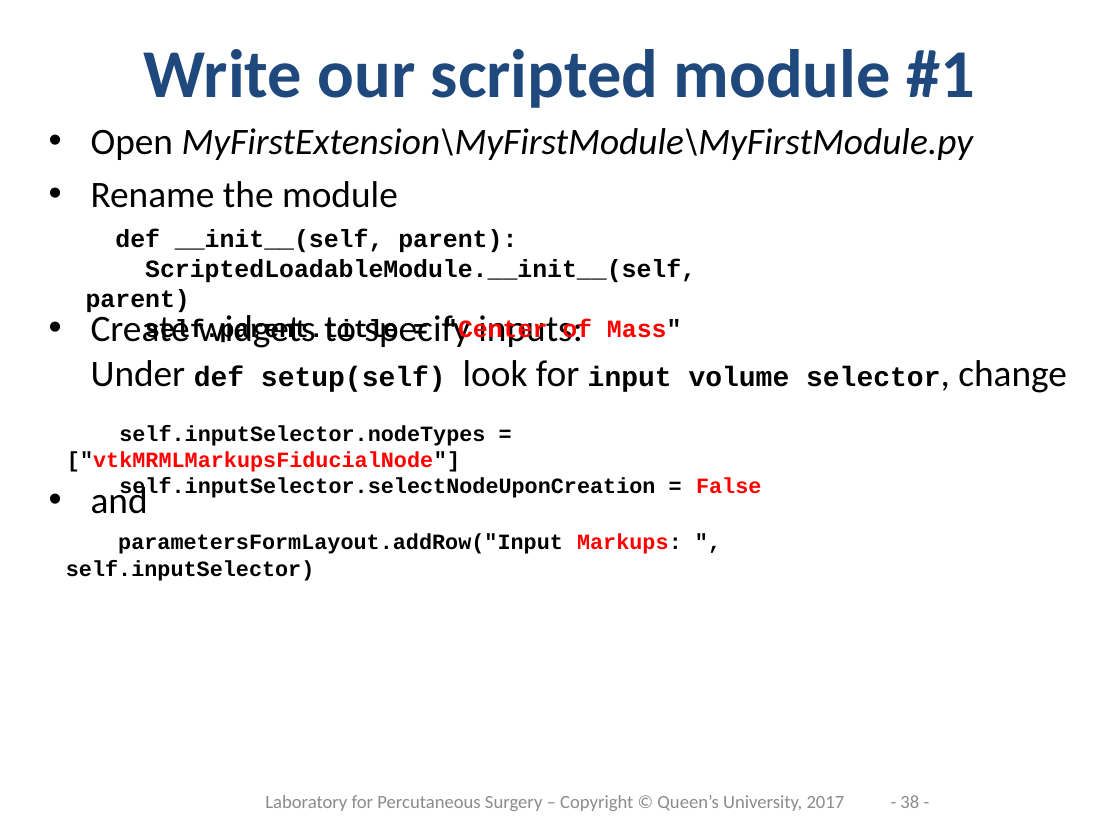
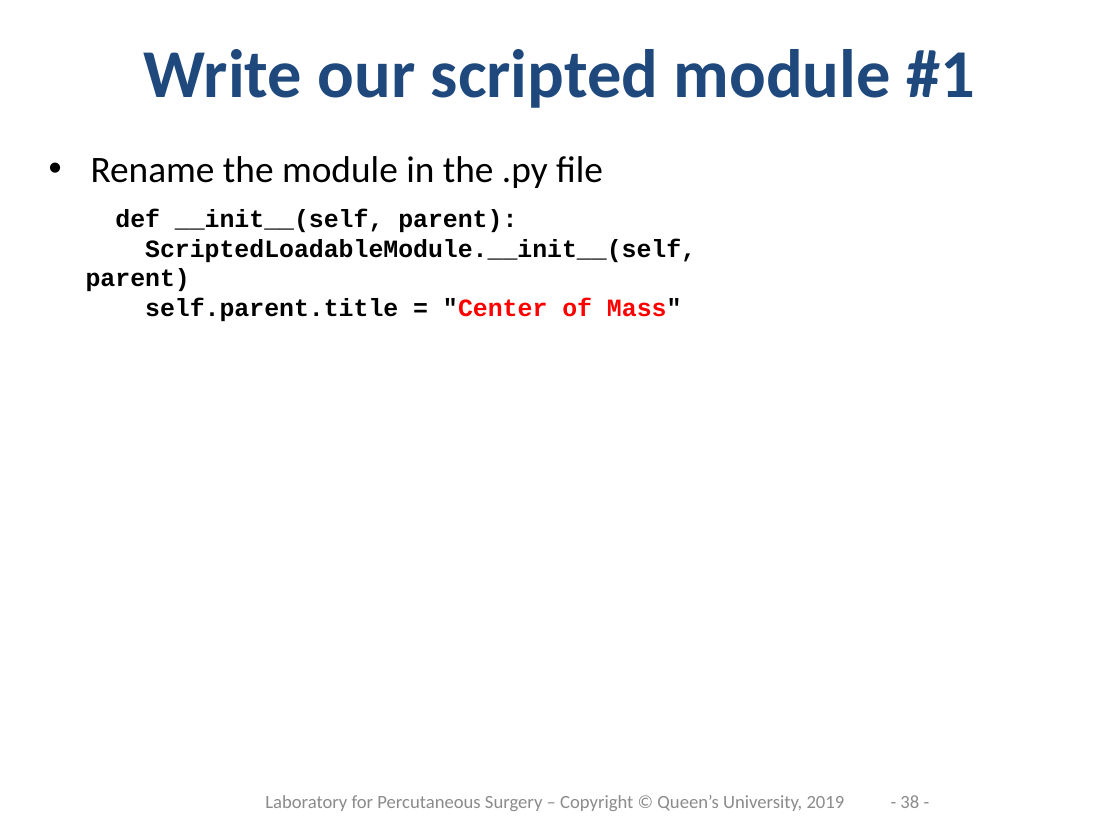
Before and after one commit to PerkLab/PerkLabBootcamp, a slide deck: slide 38 of Doc/day3_2_SlicerProgramming.pptx. Drawn at 1120x840 pixels with LibreOffice and Linux fonts; fonts in the diff are those of the drawing; background and template pictures are left out. Boxes give left, top, right and bottom in pixels: in the first picture for what was removed or moved away, otherwise in the second. Text is boxed around its words. In the diff, an @@ line names an element or a change of style, - is before the commit and + after.

```diff
--- a/Doc/day3_2_SlicerProgramming.pptx
+++ b/Doc/day3_2_SlicerProgramming.pptx
@@ text at (91,156,603,188): text changed @@
-• Open MyFirstExtension\MyFirstModule\MyFirstModule.py
-• Rename the module
-• Create widgets to specify inputs:
-  Under def setup(self) look for input volume selector, change
-• and
+• Rename the module in the .py file
@@ text "def __init__(self, parent):" rewrapped from (86,229,696,345) to (86,209,696,321) @@
@@ text removed at (67,425,761,501) @@
-self.inputSelector.nodeTypes = ["vtkMRMLMarkupsFiducialNode"]
-self.inputSelector.selectNodeUponCreation = False
@@ text removed at (66,534,682,581) @@
-parametersFormLayout.addRow("Input Markups: ", self.inputSelector)
@@ text at (265,795,845,811): text changed @@
-Laboratory for Percutaneous Surgery – Copyright © Queen’s University, 2017
+Laboratory for Percutaneous Surgery – Copyright © Queen’s University, 2019
```
Also in this commit, not shown: 47 other slides changed, 2 slides added.
